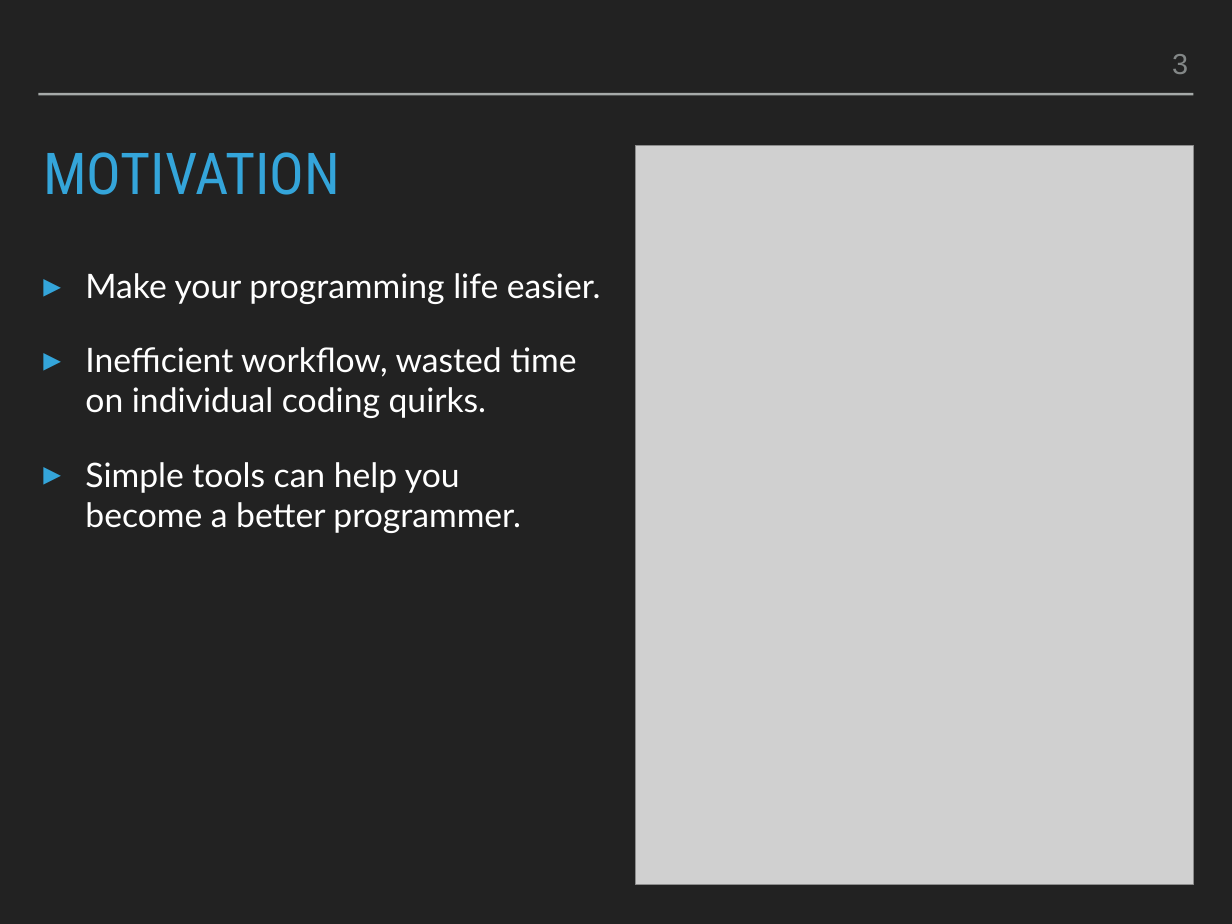
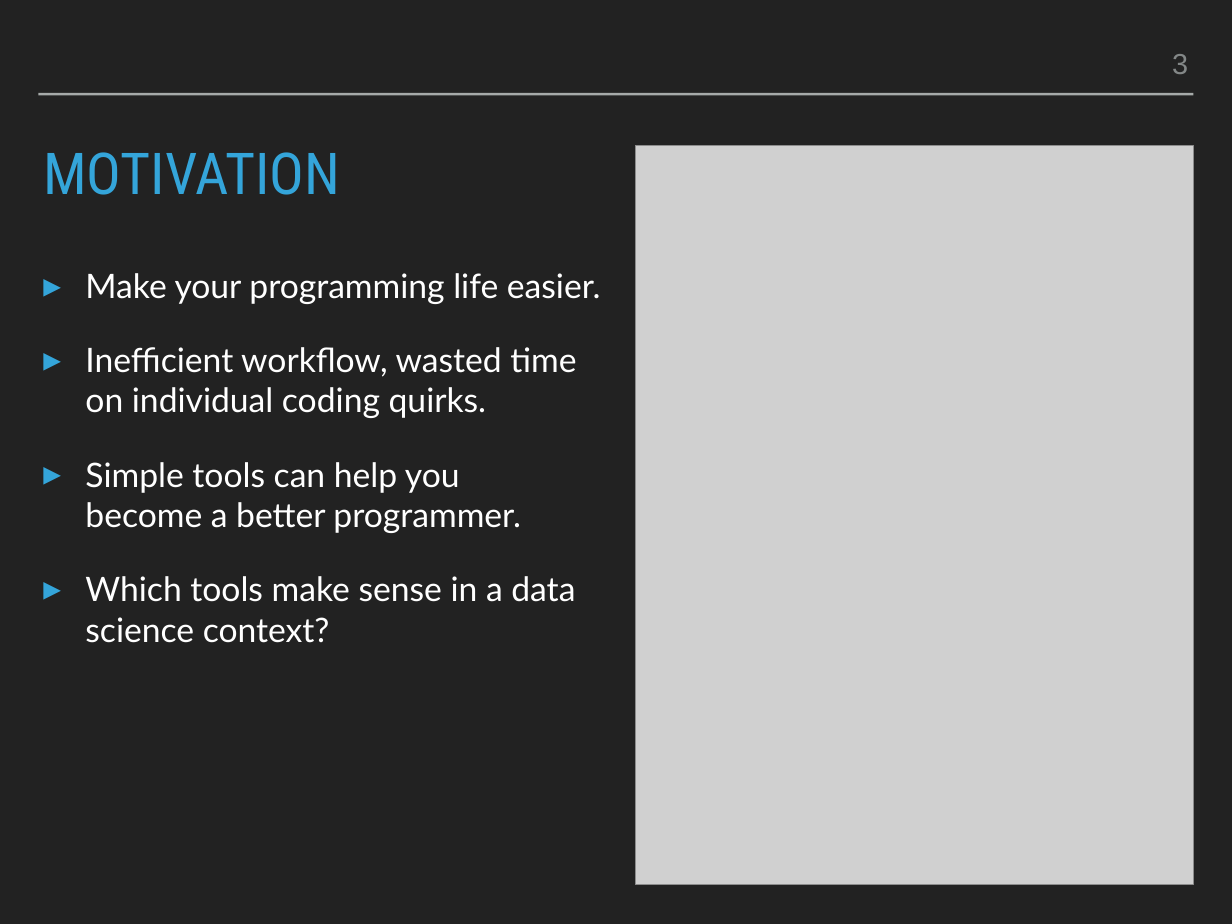
Before and after one commit to smu095/presentations, a slide deck: slide 3 of python101/slides/python101.pptx. Drawn at 1232x924 pixels with LibreOffice and Linux fonts; fonts in the diff are those of the drawing; grey boxes stand for pictures. Boxes give left, top, right and bottom in pixels: in the first picture for what was removed or moved away, otherwise in the second. Text is boxed around its words. In the diff, an @@ line names an element or a change of style, - is before the commit and + after.

```diff
--- a/python101/slides/python101.pptx
+++ b/python101/slides/python101.pptx
@@ text at [85,576,575,643]: paragraph added @@
+▸ Which tools make sense in a data science context?
```
Also in this commit, not shown: 7 other slides changed, 2 slides added, 3 slides removed, 1 other file.
